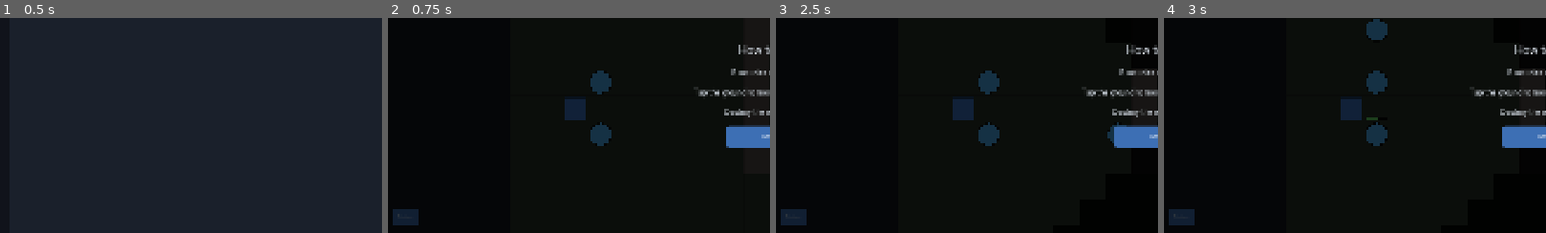
Above: before the commit, frames 1-4 (left to right).
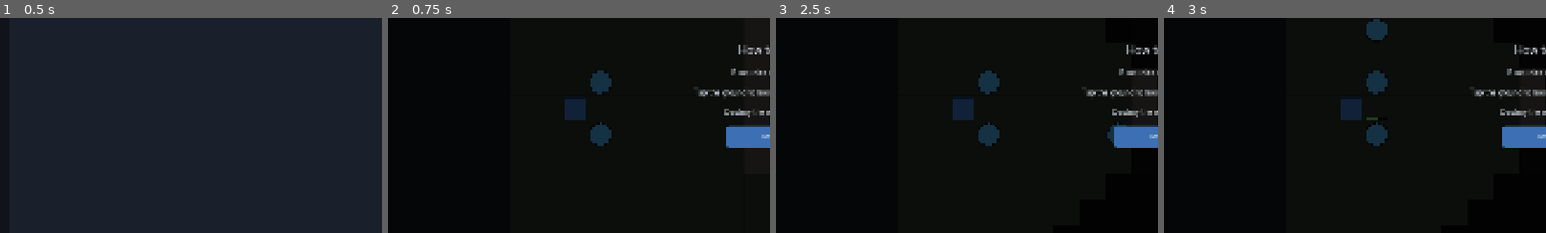
Above: after the commit, the same moments.

Repository: golshandvr-del/Sjalwmbdjdlxl
Game: Godot game, scene res://scenes/custom_games.tscn
Same seed, same stepped clock (60 frames per second), same inputs: the game is played once before the commit and once after it. This scene is started directly instead of the project's main scene.
Inputs:
- Up to frame 1 (0.5 s): no input
- Up to frame 2 (0.75 s): click "Play" at 0.5 s
- Up to frame 3 (2.5 s): click "Build Soldier" at 1.25 s; click "Speed x1" at 2 s
- Up to frame 4 (3 s): click "Research" at 2.75 s
The pictures show only the part of the screen within x 0-50%, y 32-82%; the shares and areas given below are measured in that part.

Frame 1 is identical in both runs. In frame 2, 0.5% of the frame differs, in the area x 1-8%, y 88-97%; in frame 3, 0.5%; in frame 4, 0.5%.

Commit message:
feat(mobile): keep Select button placed in responsive layout (portrait/landscape) (MA2)

Diff:
--- a/ui/mobile/game_hud.gd
+++ b/ui/mobile/game_hud.gd
@@ -212,6 +212,15 @@
 			# Portrait: bottom-left, above the bottom action bar.
 			_control_group_panel.set_anchors_preset(Control.PRESET_BOTTOM_LEFT)
 			_control_group_panel.position = Vector2(12, -220)
+	if _select_button != null:
+		# MA2: keep the Select toggle just above the control-group panel in both
+		# orientations so it is always thumb-reachable and never off-screen.
+		if landscape:
+			_select_button.set_anchors_preset(Control.PRESET_CENTER_LEFT)
+			_select_button.position = Vector2(12, -150)
+		else:
+			_select_button.set_anchors_preset(Control.PRESET_BOTTOM_LEFT)
+			_select_button.position = Vector2(12, -260)
 
 
 # Phase A.6: a tiny "what am I looking at" overlay so a first-time player is not
